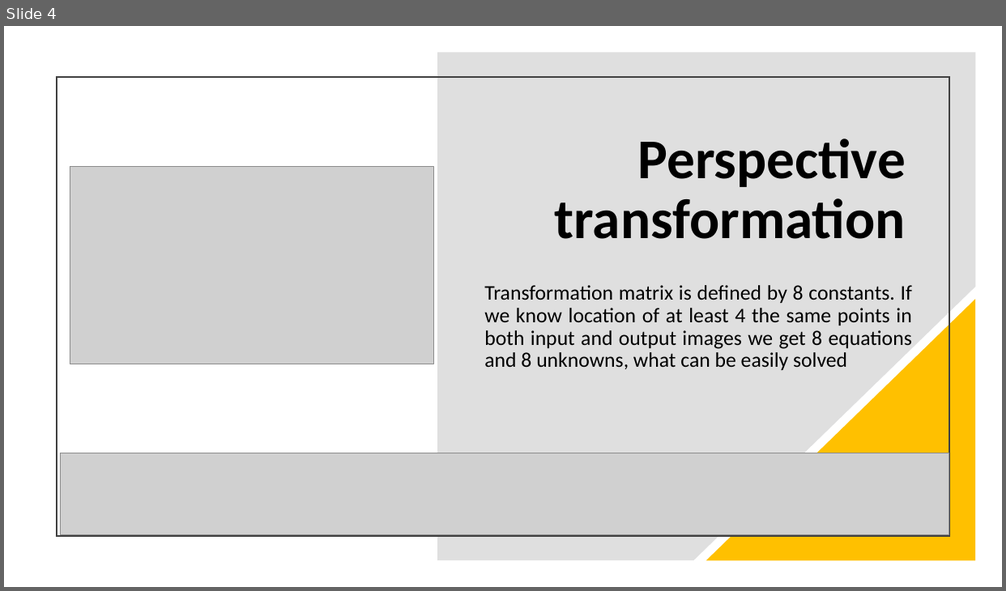
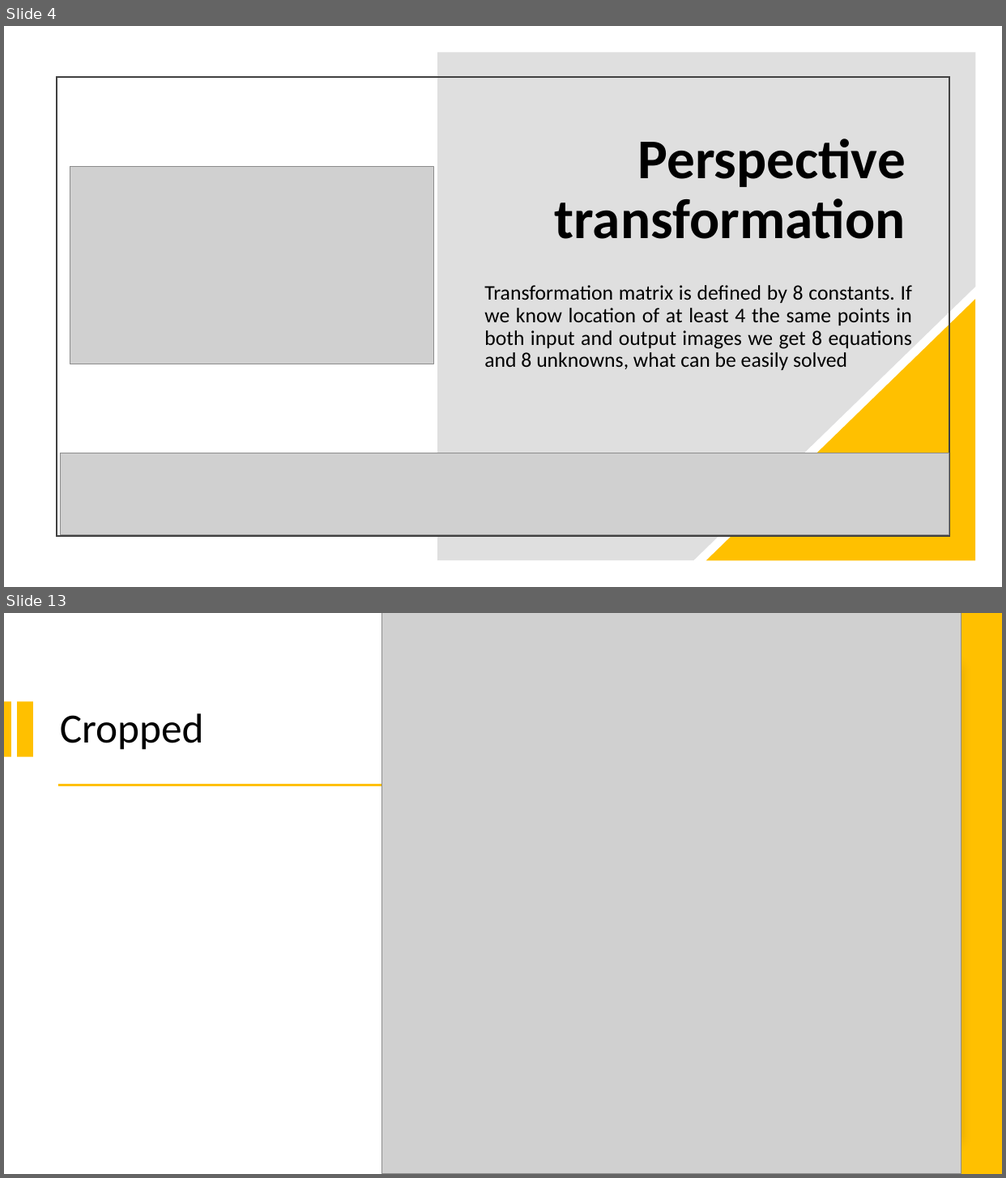
Before and after one commit to JerzyJerzu/Document-Scanner, a slide deck: document_scanner.pptx. Shown one above the other, each under a label of ours: slide 4 before the commit, slides 4 and 13 after it; the slides between them are not shown. The pictures are 1006x591 and 1006x1178 pixels, drawn with LibreOffice and Linux fonts; fonts in the diff are those of the drawing; grey boxes stand for pictures. Boxes give left, top, right and bottom in pixels: in the first picture for what was removed or moved away, otherwise in the second. Text is boxed around its words. In the diff, an @@ line names an element or a change of style, - is before the commit and + after.

```diff
--- a/document_scanner.pptx
+++ b/document_scanner.pptx
@@ slide 13 added at box(4, 613, 1002, 1174), background #FFFFFF @@
@@ picture added at box(382, 613, 961, 1174) @@
@@ rectangle added at box(880, 613, 1002, 1174), fill #FFC000 @@
@@ rectangle added at box(470, 655, 961, 1132), fill #FFFFFF @@
@@ rectangle added at box(4, 701, 11, 756), fill #FFC000 @@
@@ rectangle added at box(17, 701, 32, 756), fill #FFC000 @@
@@ title added at box(60, 713, 204, 750), 40 pt, text #000000 @@
+Cropped
@@ rectangle added at box(58, 785, 411, 786), fill #FFC000 @@
```
Also in this commit, not shown: 3 slides changed, 11 other slides added, 1 other file.
